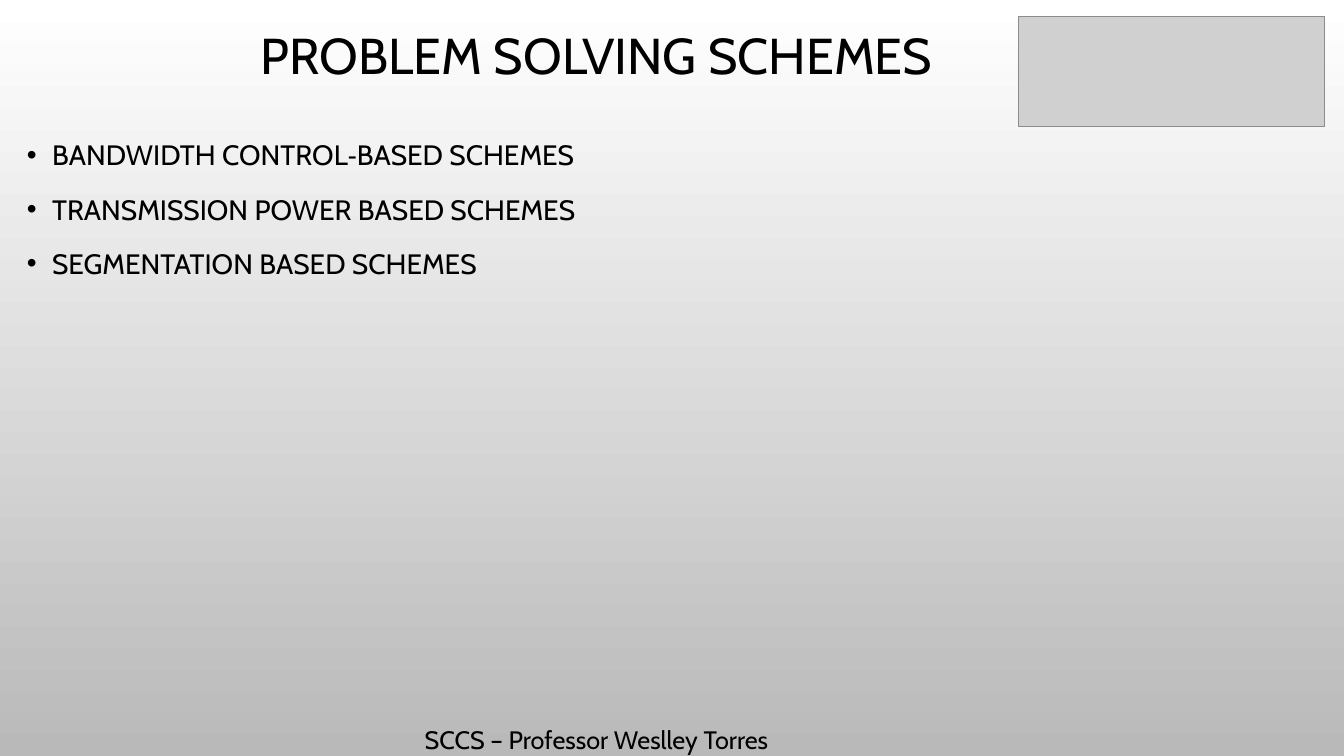
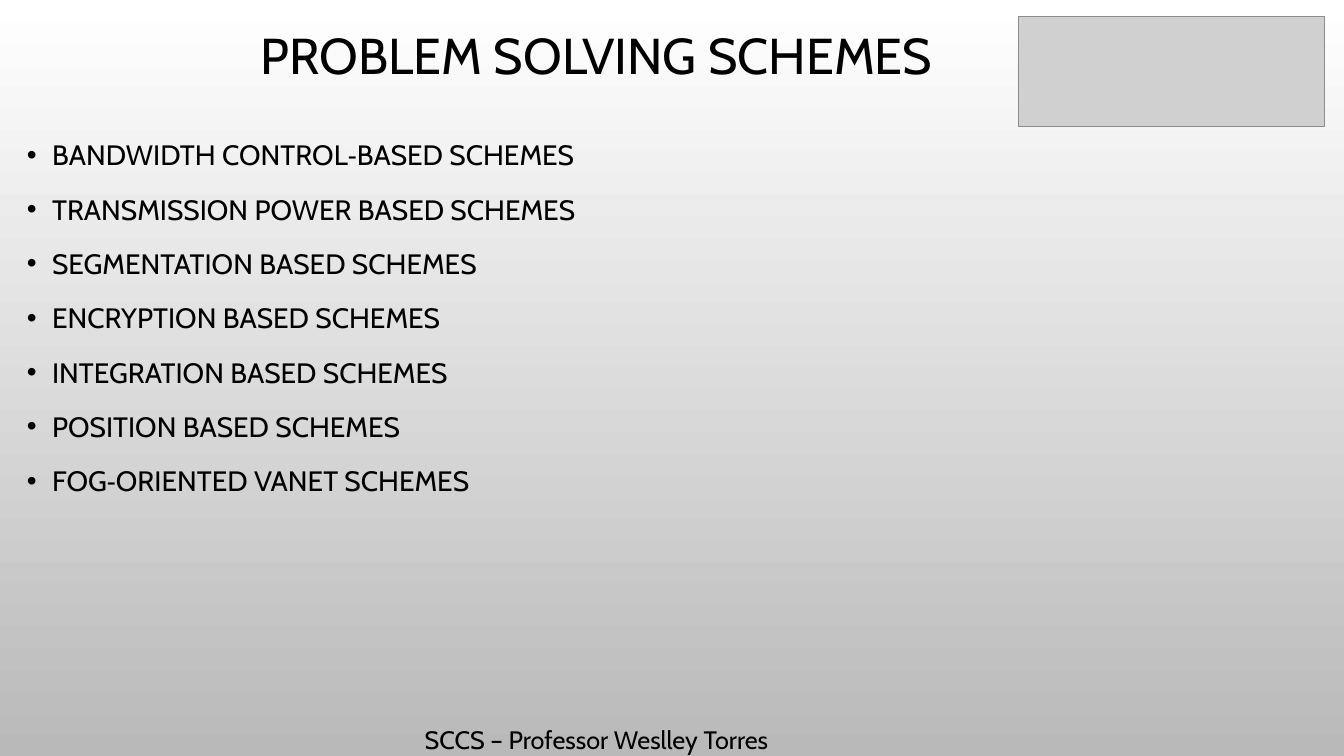
Before and after one commit to Massatoshi/SCCS-Trabalho, a slide deck: slide 9 of PPTS/VANET.pptx. Drawn at 1344x756 pixels with LibreOffice and Linux fonts; fonts in the diff are those of the drawing; grey boxes stand for pictures; background and template pictures are left out. Boxes give left, top, right and bottom in pixels: in the first picture for what was removed or moved away, otherwise in the second. Text is boxed around its words. In the diff, an @@ line names an element or a change of style, - is before the commit and + after.

```diff
--- a/PPTS/VANET.pptx
+++ b/PPTS/VANET.pptx
@@ text at [52, 308, 469, 492]: paragraphs added @@
+• ENCRYPTION BASED SCHEMES
+• INTEGRATION BASED SCHEMES
+• POSITION BASED SCHEMES
+• FOG‑ORIENTED VANET SCHEMES
```
Also in this commit, not shown: 1 other file.
